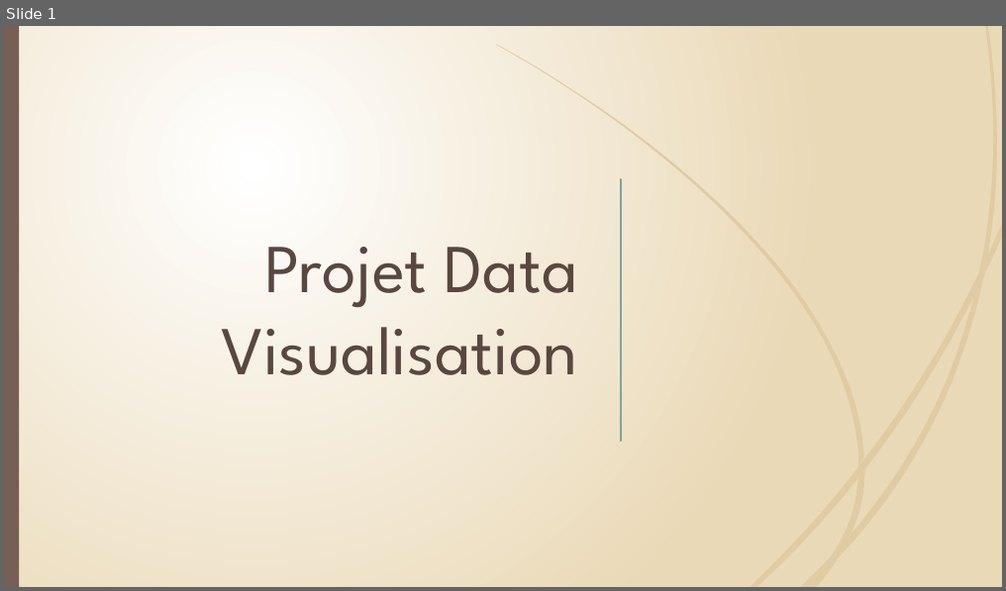
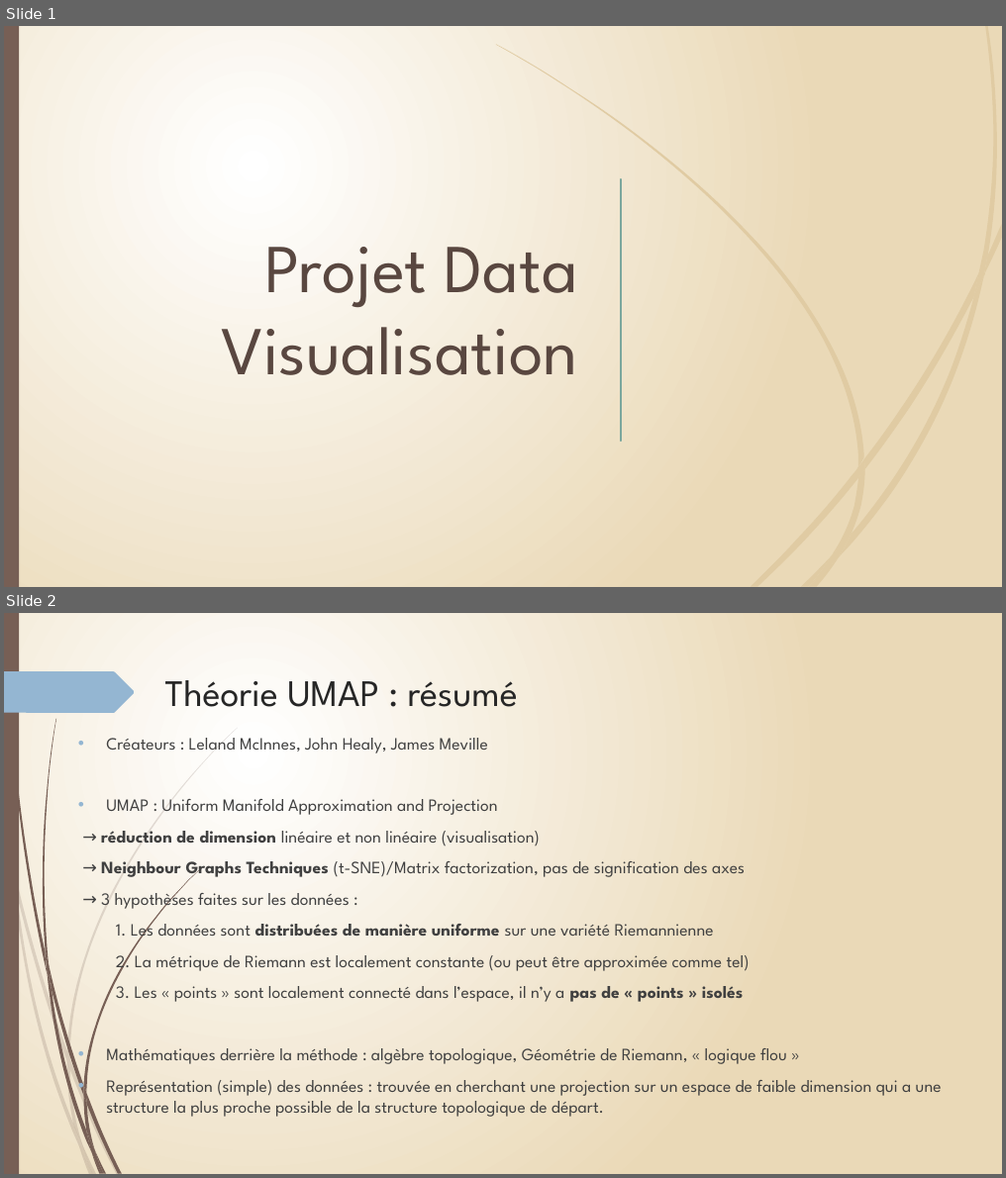
Before and after one commit to Phi-gif/DataViz, a slide deck: présentation/diapo.pptx. Shown one above the other, each under a label of ours: slide 1 before the commit, slides 1 and 2 after it. The pictures are 1006x591 and 1006x1178 pixels, drawn with LibreOffice and Linux fonts; fonts in the diff are those of the drawing. Boxes give left, top, right and bottom in pixels: in the first picture for what was removed or moved away, otherwise in the second. Text is boxed around its words. In the diff, an @@ line names an element or a change of style, - is before the commit and + after.

```diff
--- a/présentation/diapo.pptx
+++ b/présentation/diapo.pptx
@@ slide 2 added at bbox=[4, 613, 1002, 1174], background gradient #FFFFFF to #EBD9B7; not listed: 22 template elements that a slide beside it also shows @@
@@ rectangle added at bbox=[4, 613, 19, 1174], fill #775F55 @@
@@ freeform shape added at bbox=[4, 671, 135, 713], fill #94B6D2 @@
@@ title added at bbox=[165, 680, 518, 707], 36 pt, text #262626 @@
+Théorie UMAP : résumé
@@ text added at bbox=[101, 738, 942, 1117], 16.6 pt, text #404040 @@
+• Créateurs : Leland McInnes, John Healy, James Meville
+• UMAP : Uniform Manifold Approximation and Projection
+→ réduction de dimension linéaire et non linéaire (visualisation)
+→ Neighbour Graphs Techniques (t-SNE)/Matrix factorization, pas de signification des axes
+→ 3 hypothèses faites sur les données :
+1. Les données sont distribuées de manière uniforme sur une variété Riemannienne
+2. La métrique de Riemann est localement constante (ou peut être approximée comme tel)
+3. Les « points » sont localement connecté dans l’espace, il n’y a pas de « points » isolés
+• Mathématiques derrière la méthode : algèbre topologique, Géométrie de Riemann, « logique flou »
+• Représentation (simple) des données : trouvée en cherchant une projection sur un espace de faible dimension qui a une structure la plus proche possible de la structure topologique de départ.
```
Also in this commit, not shown: 3 slides changed, 10 other slides added, 4 slides removed.
